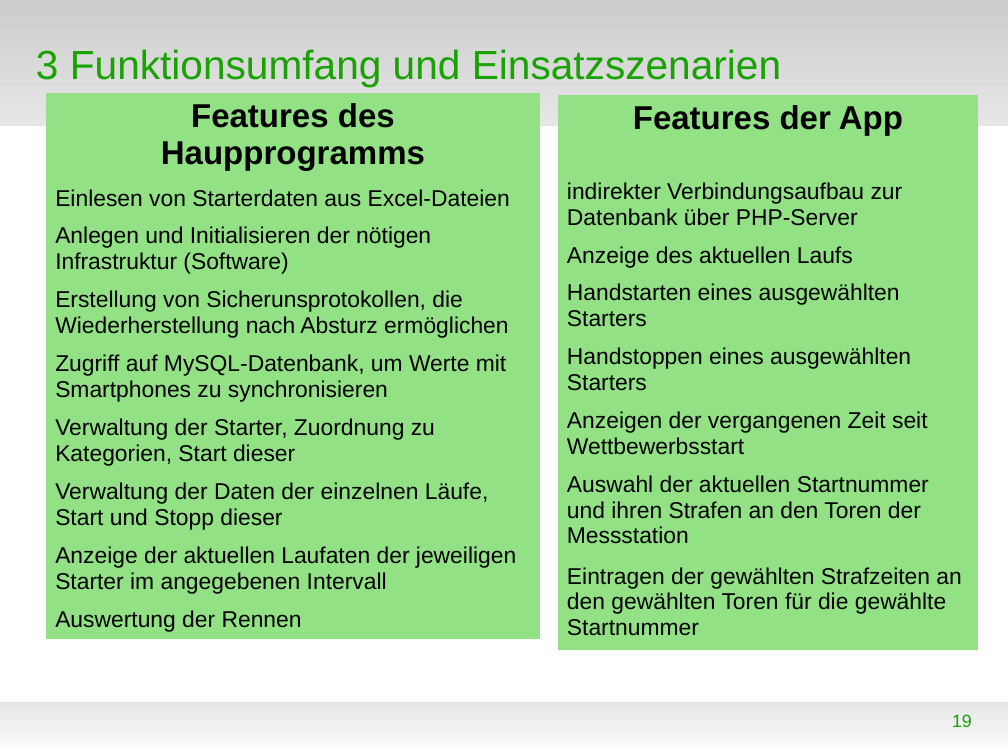
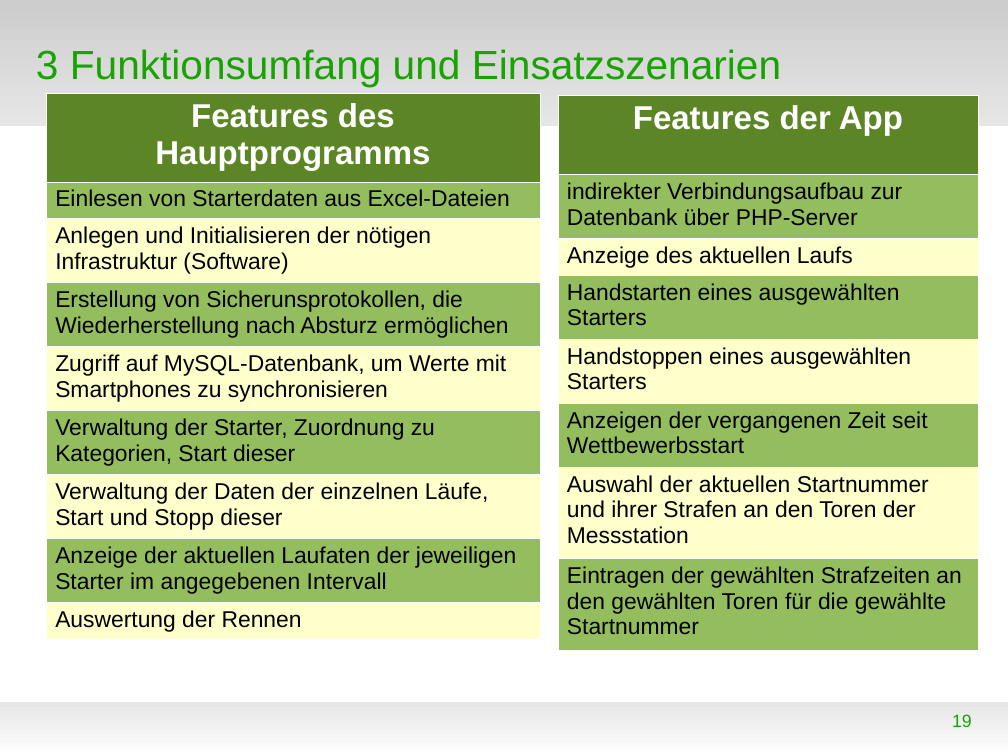
Before and after one commit to WorldofJARcraft/Kanu-s.a.M., a slide deck: slide 19 of Präsentation/Präsentation.odp. Drawn at 1008x756 pixels with LibreOffice and Linux fonts; fonts in the diff are those of the drawing; background and template pictures are left out. Boxes give left, top, right and bottom in pixels: in the first picture for what was removed or moved away, otherwise in the second. Text is boxed around its words. In the diff, an @@ line names an element or a change of style, - is before the commit and + after.

```diff
--- a/Präsentation/Präsentation.odp
+++ b/Präsentation/Präsentation.odp
@@ table at bbox=[47, 93, 541, 636] @@
-row 1, column 1: Features des Haupprogramms
+row 1, column 1: Features des Hauptprogramms
@@ fill #92E285 to #5C8526 in row 1, column 1 @@
@@ fill #92E285 to #94BD5E in 4 cells @@
@@ fill #92E285 to #FFFFCC in 4 cells @@
@@ borders changed @@
@@ table at bbox=[558, 95, 979, 638] @@
-row 7, column 1: Auswahl der aktuellen Startnummer und ihren Strafen an den Toren der Messstation
+row 7, column 1: Auswahl der aktuellen Startnummer und ihrer Strafen an den Toren der Messstation
@@ fill #92E285 to #5C8526 in row 1, column 1 @@
@@ fill #92E285 to #94BD5E in 4 cells @@
@@ fill #92E285 to #FFFFCC in 3 cells @@
@@ text colour #000000 to #FFFFFF in "Features der App" @@
@@ borders changed @@
```
Also in this commit, not shown: 11 other slides changed, 9 slides added, 20 other files.
